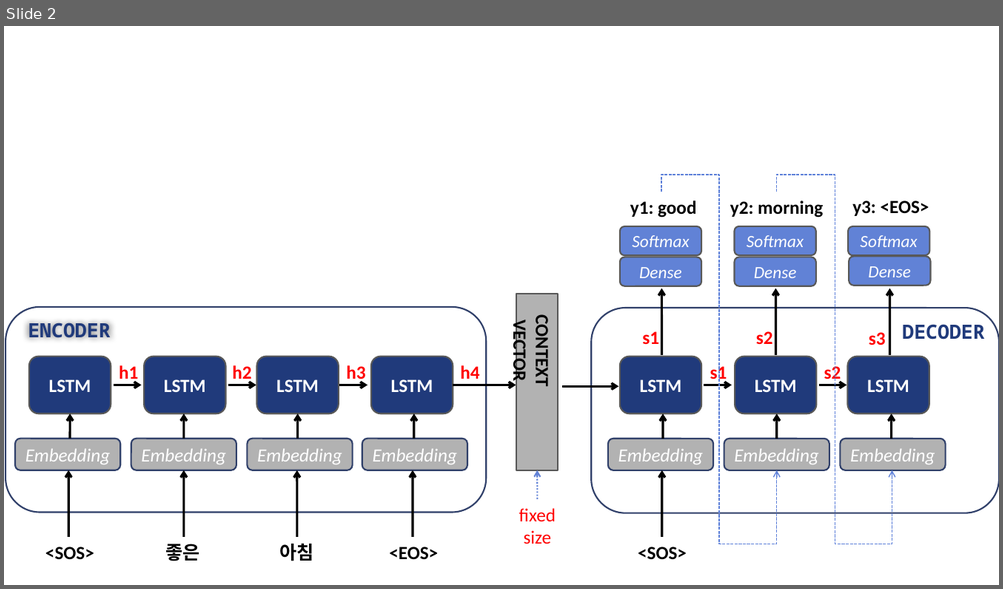
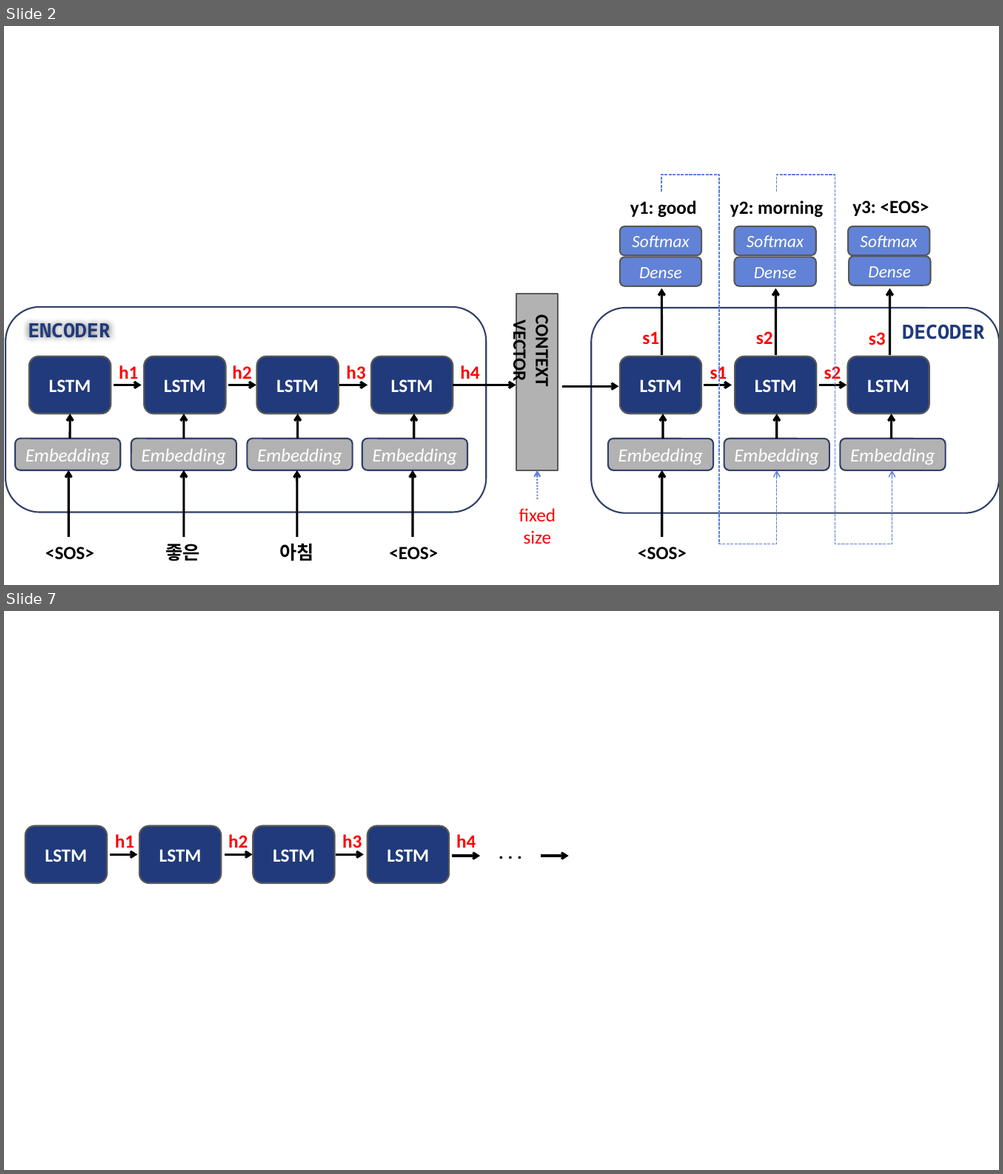
Before and after one commit to Jch-Lee/Statistical-ML, a slide deck: Project2_Review/Figure만들기.pptx. Shown one above the other, each under a label of ours: slide 2 before the commit, slides 2 and 7 after it; the slides between them are not shown. The pictures are 1003x589 and 1003x1174 pixels, drawn with LibreOffice and Linux fonts; fonts in the diff are those of the drawing. Boxes give left, top, right and bottom in pixels: in the first picture for what was removed or moved away, otherwise in the second. Text is boxed around its words. In the diff, an @@ line names an element or a change of style, - is before the commit and + after.

```diff
--- a/Project2_Review/Figure만들기.pptx
+++ b/Project2_Review/Figure만들기.pptx
@@ slide 7 added at [4,611,999,1170], background #FFFFFF @@
@@ rounded rectangle added at [25,826,107,883], fill #203A7B, outline #585858 1.5 pt, 18 pt, text #FFFFFF, bold @@
+LSTM
@@ rounded rectangle added at [139,826,220,883], fill #203A7B, outline #585858 1.5 pt, 18 pt, text #FFFFFF, bold @@
+LSTM
@@ rounded rectangle added at [253,826,335,883], fill #203A7B, outline #585858 1.5 pt, 18 pt, text #FFFFFF, bold @@
+LSTM
@@ rounded rectangle added at [367,826,449,883], fill #203A7B, outline #585858 1.5 pt, 18 pt, text #FFFFFF, bold @@
+LSTM
@@ text added at [115,834,134,853], 18 pt, text #FF0000, bold @@
+h1
@@ text added at [228,834,247,853], 18 pt, text #FF0000, bold @@
+h2
@@ text added at [342,834,361,853], 18 pt, text #FF0000, bold @@
+h3
@@ text added at [456,834,475,853], 18 pt, text #FF0000, bold @@
+h4
@@ text added at [466,836,555,866], 18 pt, text #000000, bold @@
+. . .
@@ arrow added from (110, 855) to (137, 855), #000000 2.25 pt @@
@@ arrow added from (225, 855) to (253, 855), #000000 2.25 pt @@
@@ arrow added from (336, 855) to (364, 855), #000000 2.25 pt @@
@@ arrow added from (452, 856) to (480, 856), #000000 2.25 pt @@
@@ arrow added from (540, 856) to (569, 856), #000000 2.25 pt @@
```
Also in this commit, not shown: 5 slides changed, 1 other slide added.
